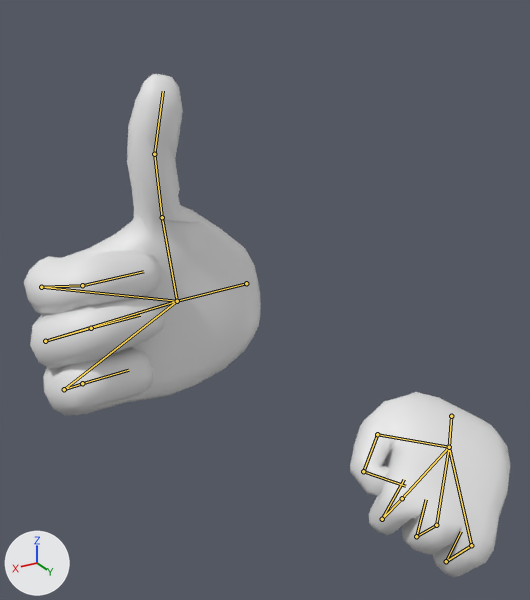
The Blender file Assets/Models/Hands.blend: old version first, new version second.
Both versions are drawn from a camera (50 mm lens) standing at (3.16, 4.01, 3.29) and looking at (0.56, -0.33, 1.11). The lights are fixed; the arrows at lower left show +X, +Y and +Z. Both versions are drawn at frame 10 of the action 'OK'; the numbers are the values there. The bones that bend it are drawn over the model as lines.
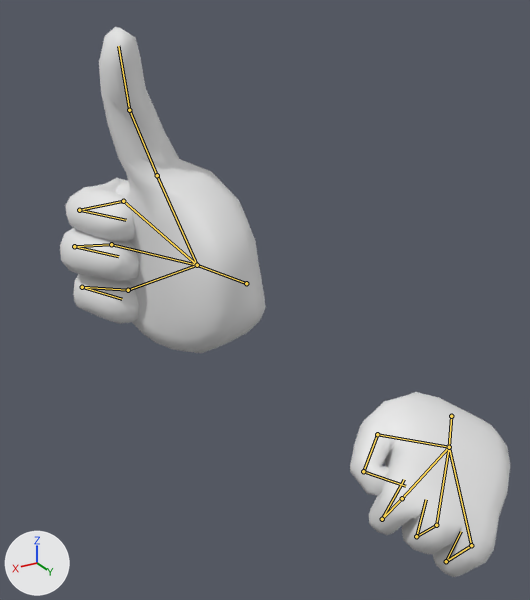
Location of each change, (x1, y1, x2, y2) in pixels of the pictures (530 x 600 px):
'Cube.001', posed (7% narrower, 9% taller)
    before: (24, 74, 510, 577)
    after: (60, 27, 510, 577)
bone 'Bone.013', root to tip
    before: (246, 283) to (177, 301)
    after: (246, 283) to (197, 265)

The edits, one by one:
Bone 'Bone.013' (bone_bone_013) turns from (-51, 57, -133) to (4, 83, -5) degrees about its own x, y and z.
Bone 'Bone.013' (bone_bone_013) is rescaled from (1.93, 1.93, 1.93) to (2.32, 2.32, 2.32).
